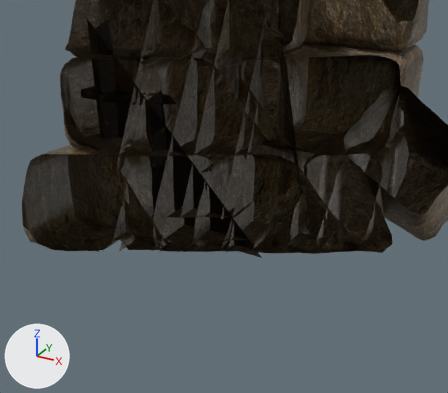
An edit to the glTF model Assets/environment/walls.glb, drawn before and after from the same camera.
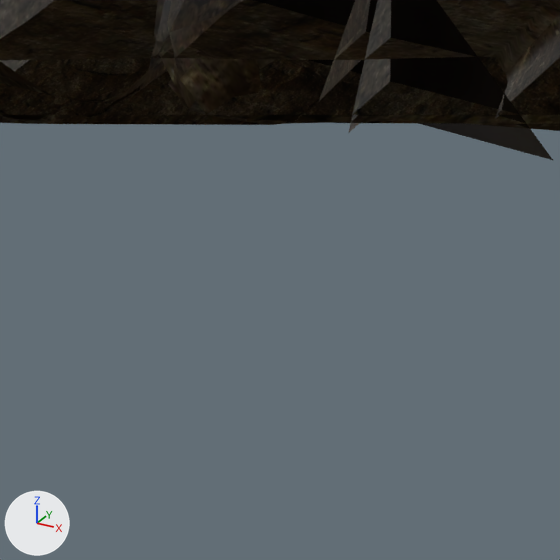
Each version is shown from a 50 mm lens placed at (0.977, -1.665, 1.002), pointed at (0.001, 0.108, 0.115), then close up on the part from 37% to 59% of the width and 59% to 83% of the height. Lighting does not change. The marker at lower left points along +X, +Y and +Z. The last two pictures show the newer version. Everything nearer to the camera than a plane just in front of the edit is cut away. Where no turn or scale is listed for an object, it has been applied to the vertices.

The scene before the commit, as lines of its bpy script (objects in view):
```python
me_road = bpy.data.meshes.new('Road')
me_road.from_pydata(...)  # 803 vertices, 1408 faces; spans x -0.39..0.387, y -0.38..0.389, z -0.009..0.033
me_road.materials.append(mat_stone)  # picture img_wall_stone
me_tombstone = bpy.data.meshes.new('Tombstone')
me_tombstone.from_pydata(...)  # 328 vertices, 652 faces; spans x -0.141..0.099, y -0.383..0.412, z -0.008..0.893
me_tombstone.materials.append(mat_stone)  # picture img_wall_stone
me_wall_cross = bpy.data.meshes.new('Wall-cross')
me_wall_cross.from_pydata(...)  # 2360 vertices, 4668 faces; spans x -0.516..0.519, y -0.533..0.523, z -0.005..1.003
me_wall_cross.materials.append(mat_stone)  # picture img_wall_stone
ob_road = bpy.data.objects.new('Road', me_road)
ob_road.location = (0.0, 0.0, 0.0)
ob_tombstone = bpy.data.objects.new('Tombstone', me_tombstone)
ob_tombstone.location = (0.0, 0.0, 0.0)
ob_wall_cross = bpy.data.objects.new('Wall-cross', me_wall_cross)
ob_wall_cross.location = (0.0, 0.0, 0.0)
# also in view: 'Fence' at (0.004, 0.0, 0.442); 'Steps' at (-0.001, 0.333, 0.443); 'Wall-tee' at (0.002, -0.126, 0.499); 'Gravestone' at (0.0, 0.0, 0.433); 'Wall-rat' at (0.0, 0.0, 0.437)
```
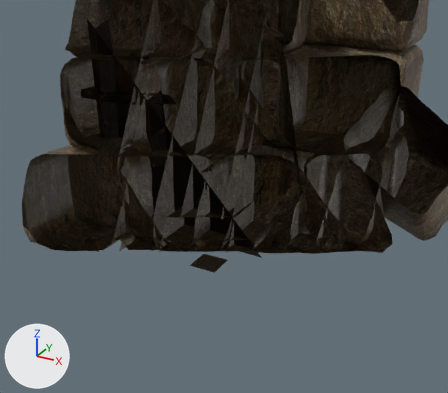
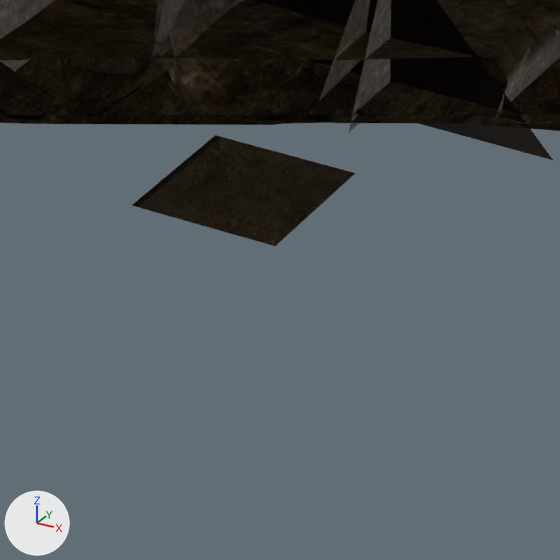
Commit message: Wall empty

Boxes (x1, y1, x2, y2) around the edits, measured in the close-ups (560 x 560 px):
'Wall-empty', added
    after: (132, 135, 355, 246)

Edits to the bpy script that builds the scene:
```text
Add me_plane:
    me_plane.from_pydata(...)  # 4 vertices, 2 faces; spans x -0.05..0.05, y -0.05..0.05, z -0.1
    me_plane.materials.append(mat_stone)  # picture img_wall_stone
Add ob_wall_empty:
    ob_wall_empty = bpy.data.objects.new('Wall-empty', me_plane)
    ob_wall_empty.location = (0.0, 0.0, 0.0)
```
